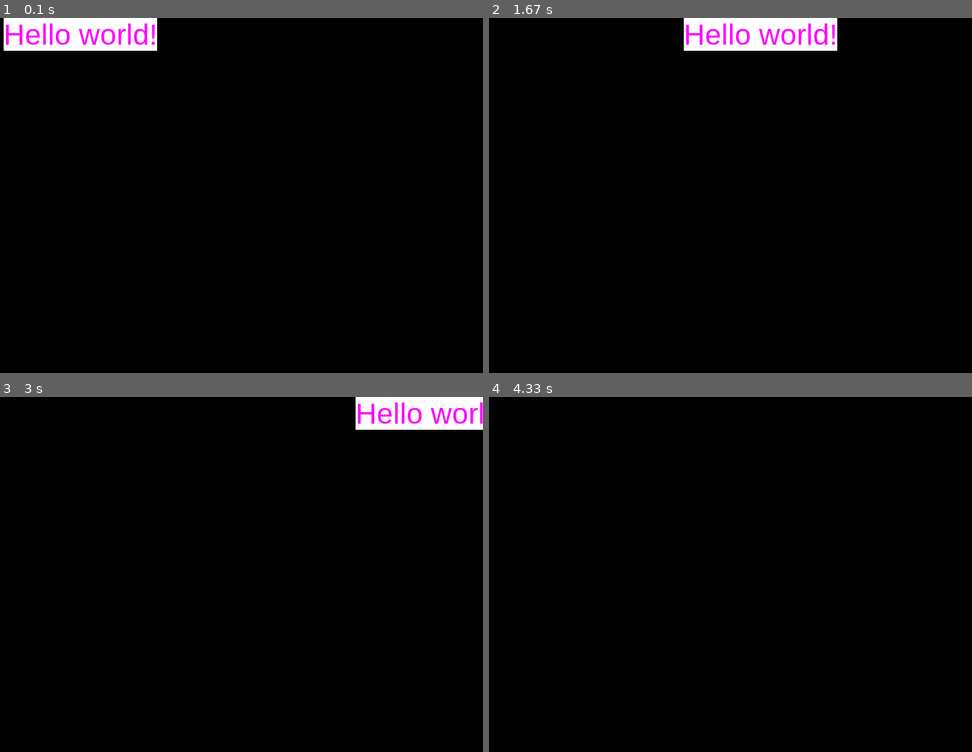
Above: before the commit, frames 1-4 (two rows, left to right).
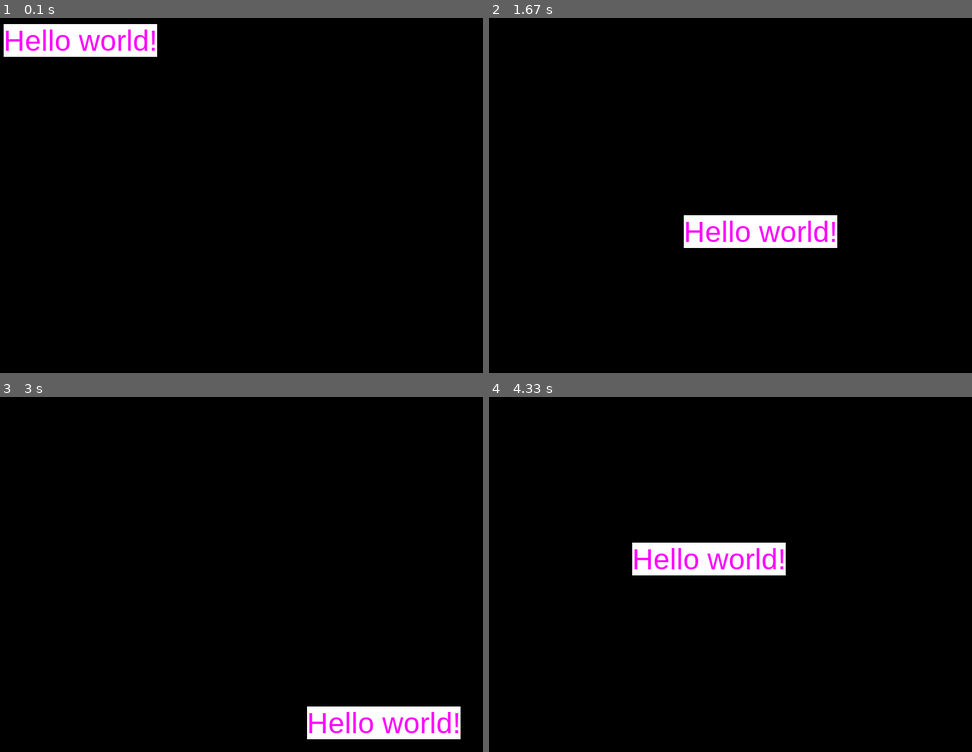
Above: after the commit, the same moments.

Repository: yaowenqiang/game_programming_pygame
Game: pygame game, started from main.py
The game is run twice, just before and just after one commit, with the same random seed, the same clock (stepped at 60 frames per second) and the same inputs.
Inputs:
- Up to frame 1 (0.1 s): no input
- Up to frame 2 (1.67 s): no input
- Up to frame 3 (3 s): no input
- Up to frame 4 (4.33 s): no input

The runs differ from the first frame. In frame 1, 1.9% of the frame differs, in the area x 0-33%, y 0-11%; in frame 2, 5.9%, in the area x 40-73%, y 0-65%; in frame 3, 5.4%; in frame 4, 2.9%.

Commit message:
add text bouncing

Diff:
--- a/main.py
+++ b/main.py
@@ -9,6 +9,9 @@
 font = pygame.font.SysFont('Arial', 48)
 
 hello_world = font.render("Hello world!", 1, (255, 0, 255), (255, 255, 255))
+hello_world_size = hello_world.get_size()
+direction_x = 1
+direction_y = 1
 
 x, y = (0, 0)
 game_running = True
@@ -19,6 +22,11 @@
             game_running = False
     screen.fill((0, 0, 0))
     screen.blit(hello_world, (x, y))
-    x += 5
+    x += 5 * direction_x
+    y += 5 * direction_x
+    if x + hello_world_size[0] > 800 or x < 0:
+        direction_x *= -1
+    if y + hello_world_size[1] > 600 or y < 0:
+        direction_y *= -1
     pygame.display.update()
 pygame.quit()
Not shown, added: NOTES.md
